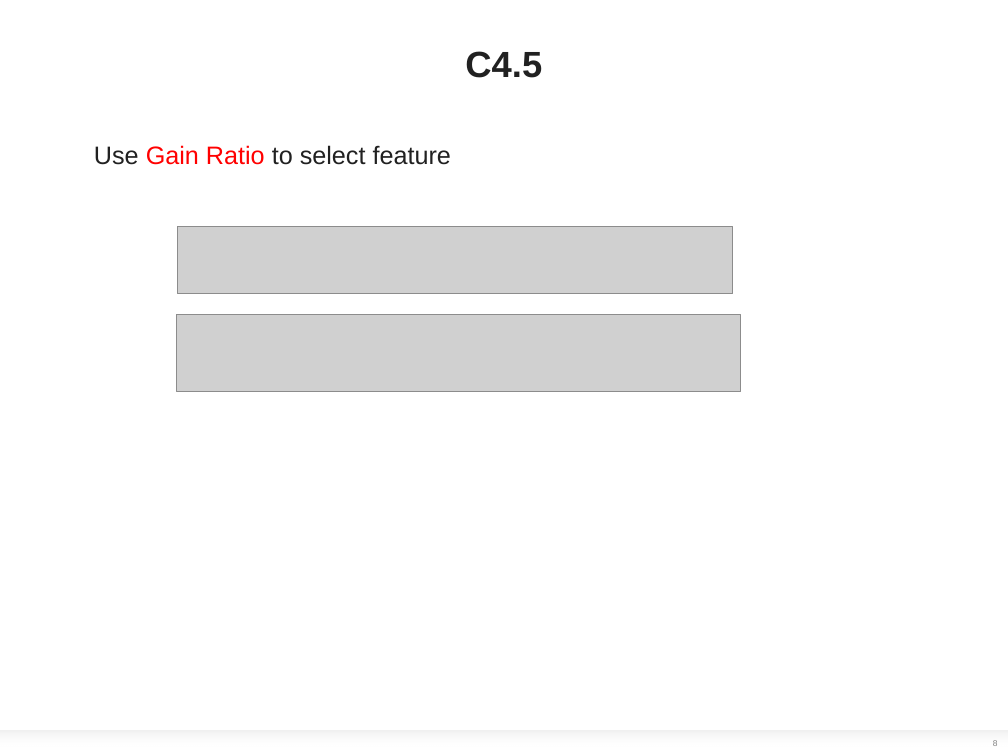
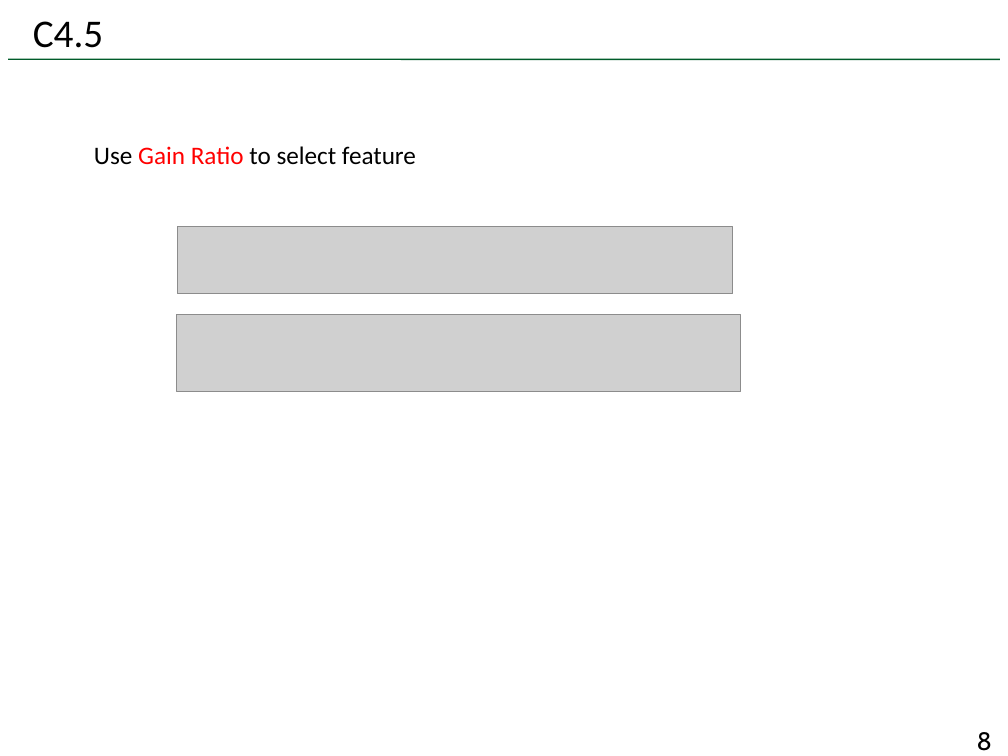
Before and after one commit to benyangyang2/ml_lecture, a slide deck: slide 8 of Lecture 3.pptx. Drawn at 1008x756 pixels with LibreOffice and Linux fonts; fonts in the diff are those of the drawing; grey boxes stand for pictures; background and template pictures are left out. Boxes give left, top, right and bottom in pixels: in the first picture for what was removed or moved away, otherwise in the second. Text is boxed around its words. In the diff, an @@ line names an element or a change of style, - is before the commit and + after.

```diff
--- a/Lecture 3.pptx
+++ b/Lecture 3.pptx
@@ title "C4.5": place and size @@
-title "C4.5" at <box>465,51,542,78</box>
+title "C4.5" at <box>33,21,103,48</box>
@@ title "C4.5" at <box>33,21,103,48</box>: size 26 to 28 pt, font Arial to Calibri, text colour #212121 to #000000, bold off; alignment centre to left; vertical alignment top to bottom @@
@@ line added from (8, 59) to (1000, 59), #005C2A 1 pt @@
@@ text "Use Gain Ratio to select ..." at <box>94,146,416,165</box>: font Arial to Calibri; text colour #212121 to #000000 in "Use to select feature" @@
@@ rectangle removed at <box>0,731,1008,756</box> @@
@@ page number: place and size @@
-page number at <box>993,740,998,746</box>
+page number at <box>977,732,992,751</box>
@@ page number at <box>977,732,992,751</box>: size 6 to 18 pt, font Arial to Cabin, text colour #808080 to #000000; alignment centre to right; more space between paragraphs @@
```
Also in this commit, not shown: 8 other slides changed, 27 slides added, 1 slide removed, 2 other files.
